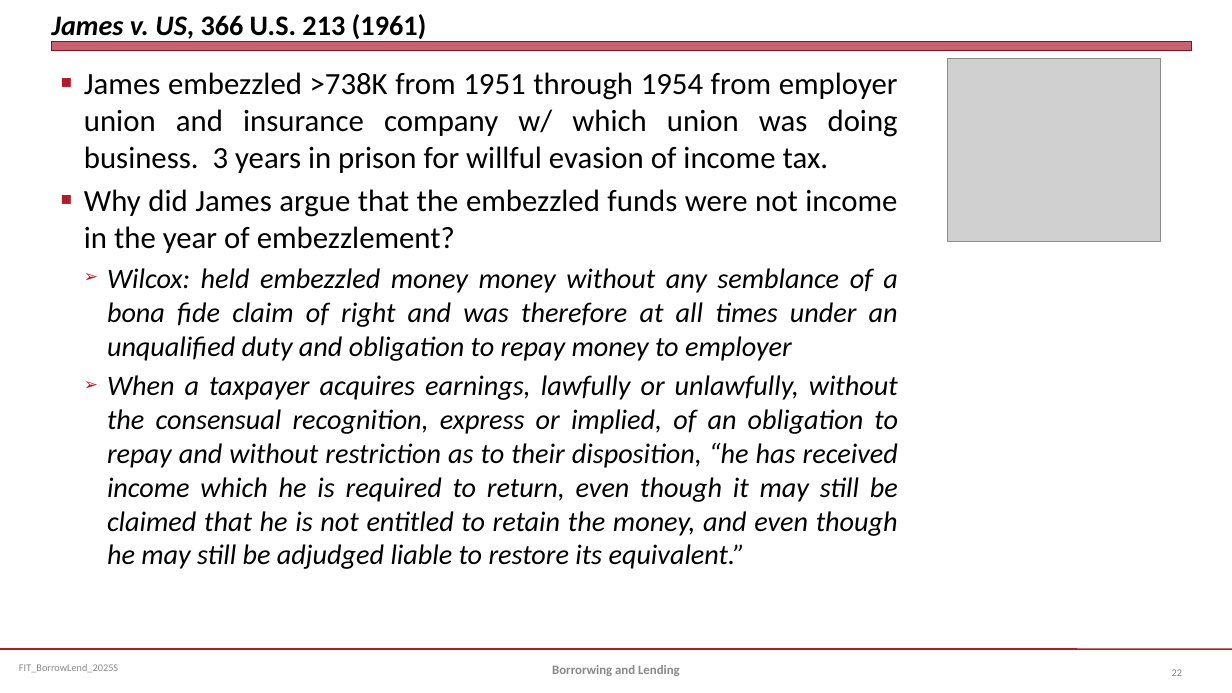
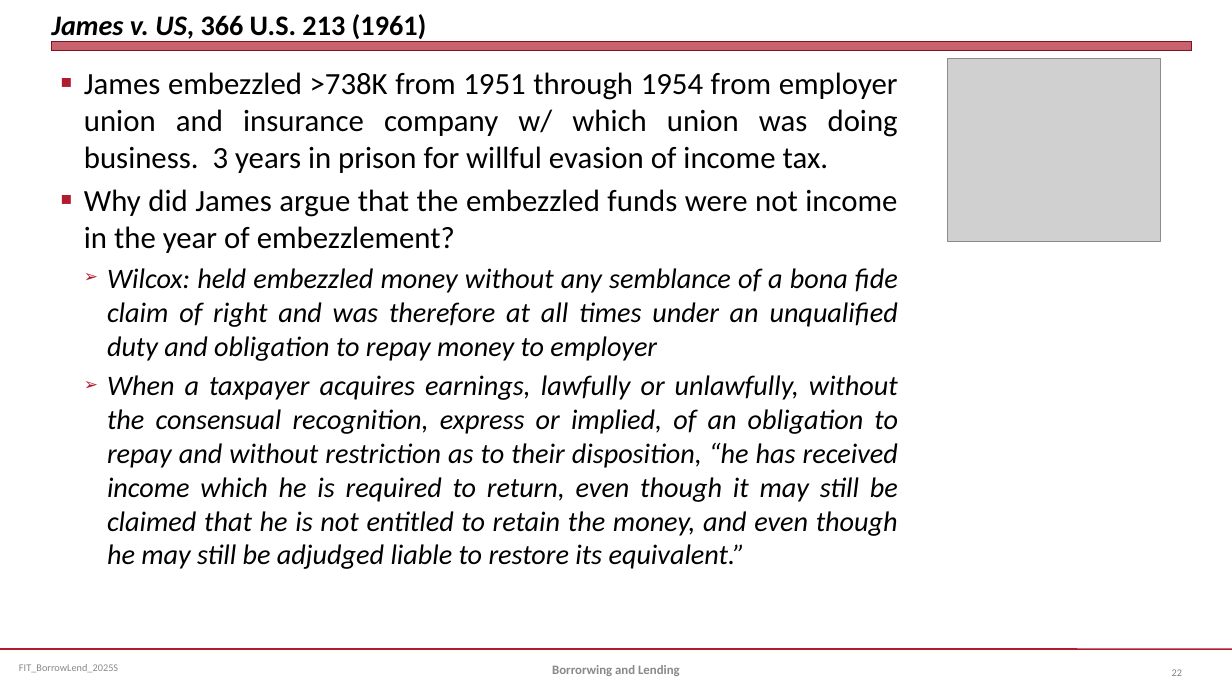
Before and after one commit to jmc877/Fed-Income-Tax, a slide deck: slide 22 of slides/FIT_BorrowLend_2025S.pptx. Drawn at 1232x693 pixels with LibreOffice and Linux fonts; fonts in the diff are those of the drawing; grey boxes stand for pictures. Boxes give left, top, right and bottom in pixels: in the first picture for what was removed or moved away, otherwise in the second. Text is boxed around its words. In the diff, an @@ line names an element or a change of style, - is before the commit and + after.

```diff
--- a/slides/FIT_BorrowLend_2025S.pptx
+++ b/slides/FIT_BorrowLend_2025S.pptx
@@ text at (x1=107, y1=268, x2=898, y2=361): text changed @@
-  ➢ Wilcox: held embezzled money money without any semblance of a bona fide claim of right and was therefore at all times under an unqualified duty and obligation to repay money to employer
+  ➢ Wilcox: held embezzled money without any semblance of a bona fide claim of right and was therefore at all times under an unqualified duty and obligation to repay money to employer
```
Also in this commit, not shown: 2 other slides changed, 1 other file.
